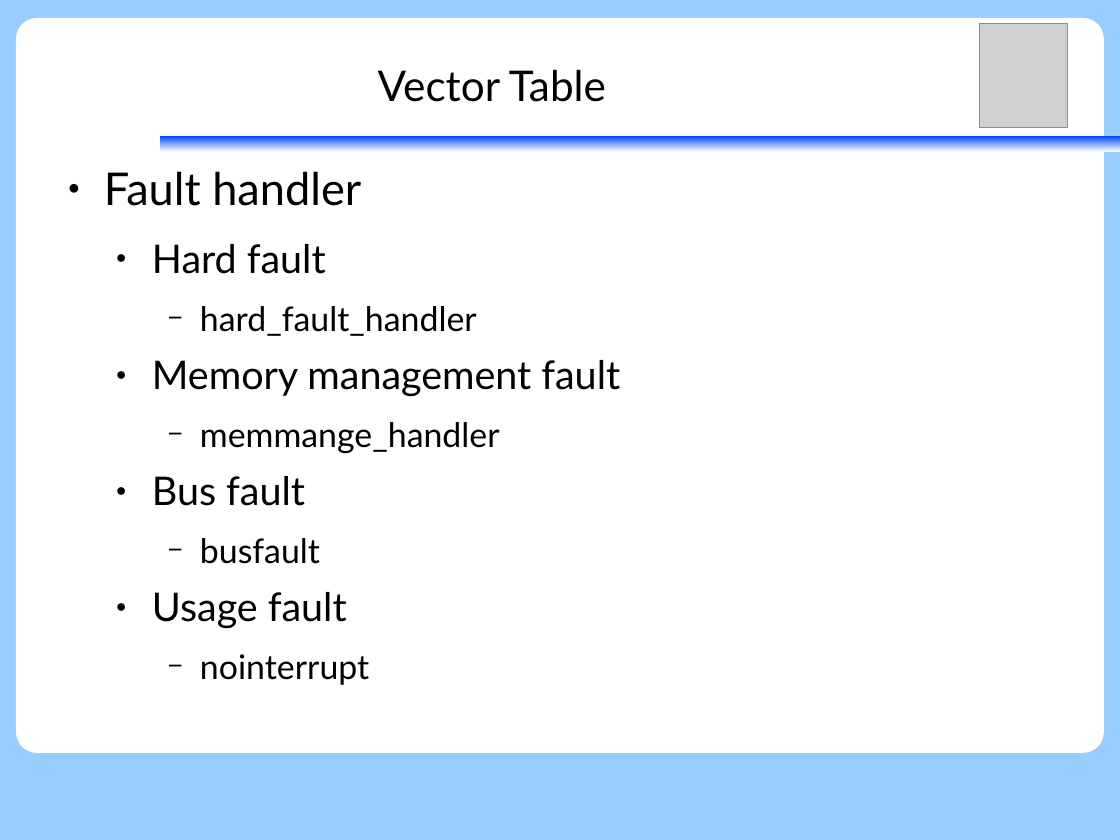
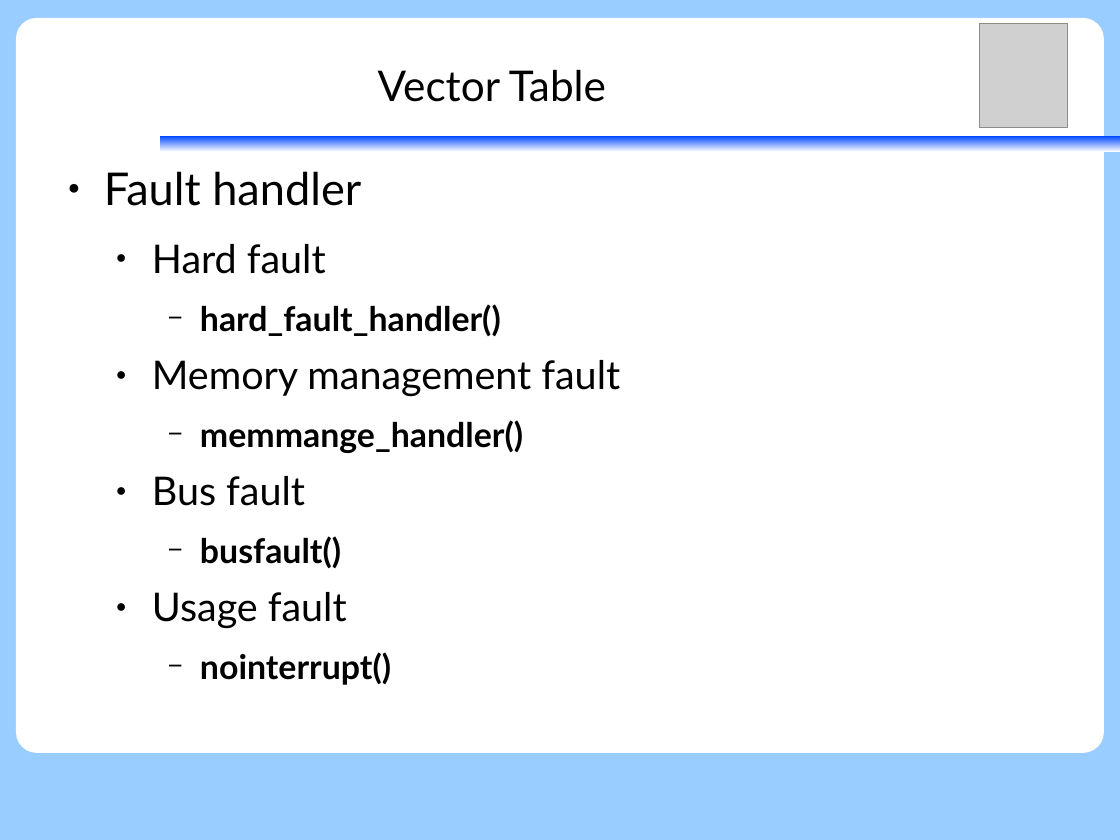
Before and after one commit to vh21/documents, a slide deck: slide 15 of ukernel/f9-microkernel-mcu-integration.odp (slide 9 before the commit). Drawn at 1120x840 pixels with LibreOffice and Linux fonts; fonts in the diff are those of the drawing; grey boxes stand for pictures. Boxes give left, top, right and bottom in pixels: in the first picture for what was removed or moved away, otherwise in the second. Text is boxed around its words. In the diff, an @@ line names an element or a change of style, - is before the commit and + after.

```diff
--- a/ukernel/f9-microkernel-mcu-integration.odp
+++ b/ukernel/f9-microkernel-mcu-integration.odp
@@ text at box(200, 304, 501, 336): text changed; bold on @@
-    − hard_fault_handler
+    − hard_fault_handler()
@@ text at box(200, 420, 523, 453): text changed; bold on @@
-    − memmange_handler
+    − memmange_handler()
@@ text at box(200, 536, 341, 568): text changed; bold on @@
-    − busfault
+    − busfault()
@@ text at box(200, 652, 391, 685): text changed; bold on @@
-    − nointerrupt
+    − nointerrupt()
```
Also in this commit, not shown: 7 other slides changed, 7 slides added, 3 slides removed.
